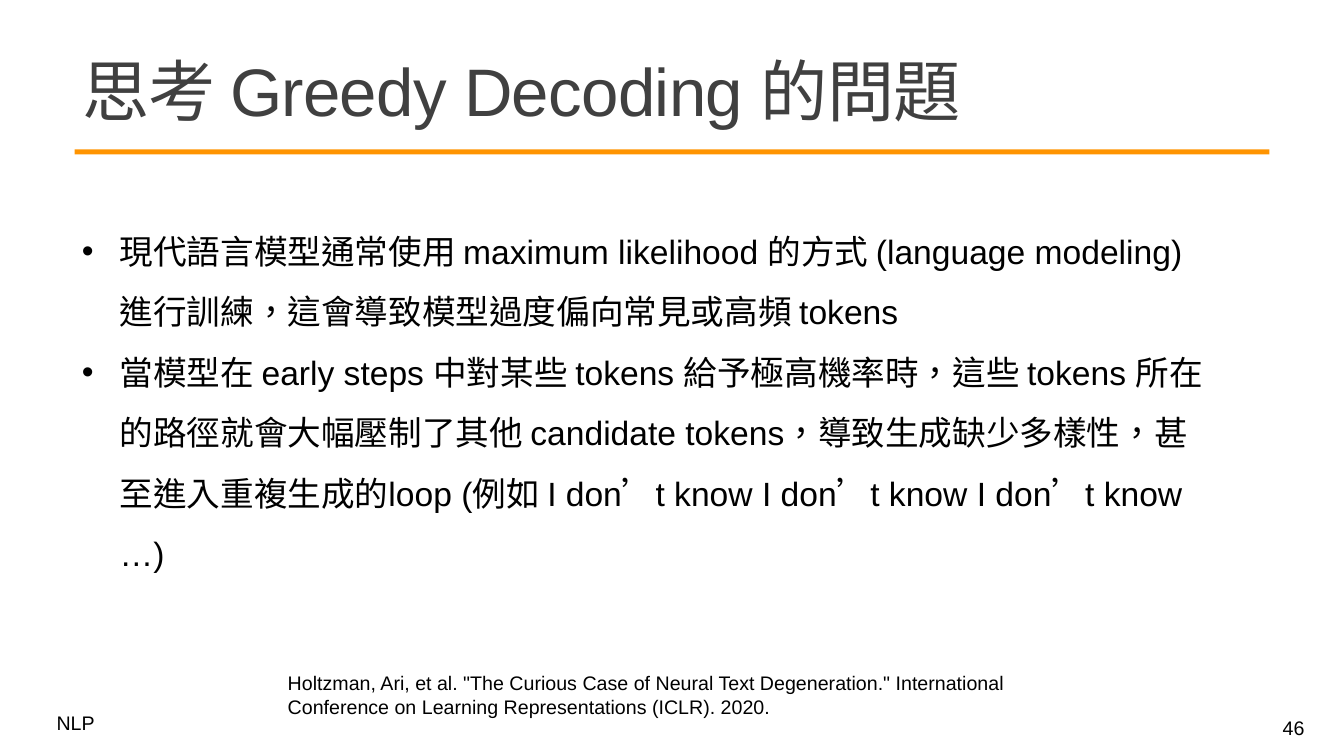
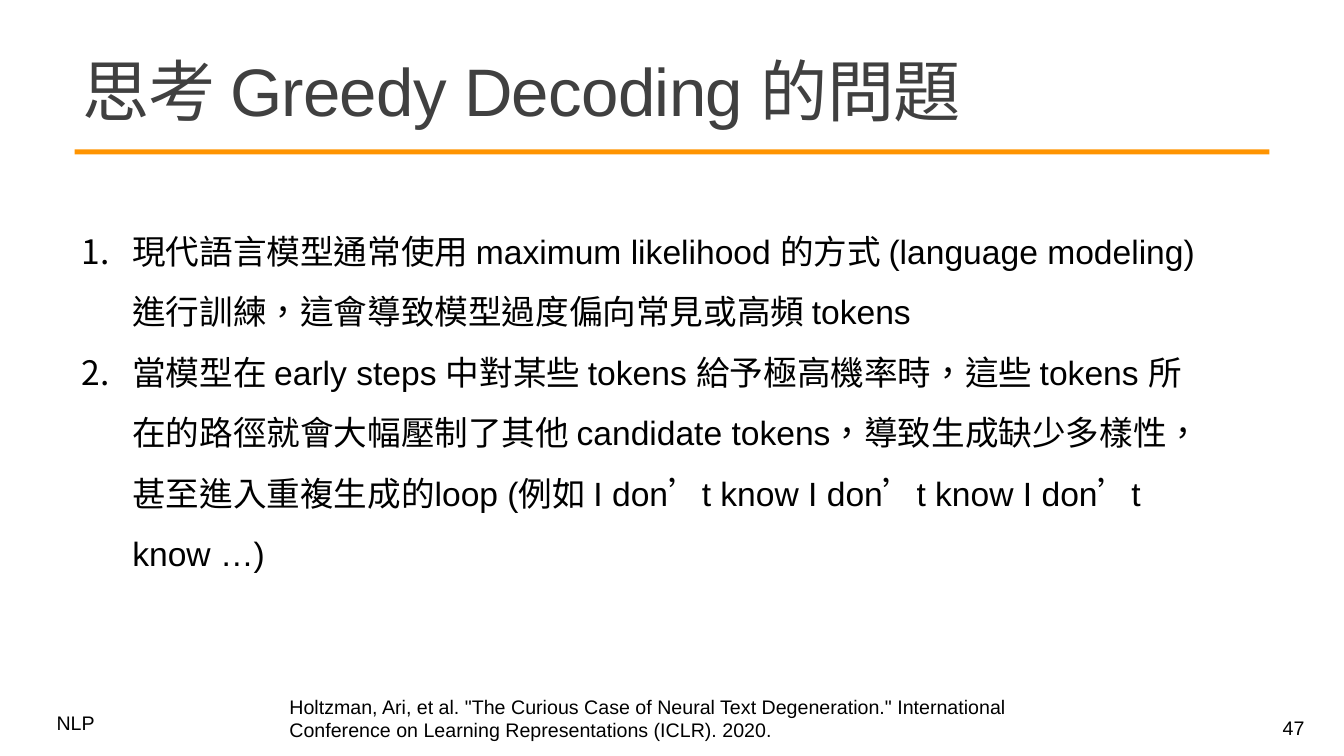
Before and after one commit to mcps5601/CGUNLP_2026_Spring, a slide deck: slide 47 of slides/w8_decoder_0413.pptx (slide 46 before the commit). Drawn at 1344x756 pixels with LibreOffice and Linux fonts; fonts in the diff are those of the drawing; background and template pictures are left out. Boxes give left, top, right and bottom in pixels: in the first picture for what was removed or moved away, otherwise in the second. Text is boxed around its words. In the diff, an @@ line names an element or a change of style, - is before the commit and + after.

Commit message:
feat: update slide for decoding

```diff
--- a/slides/w8_decoder_0413.pptx
+++ b/slides/w8_decoder_0413.pptx
@@ text "現代語言模型通常使用 maximum likelihood 的方式 (language ..." at <box>132,235,1201,513</box>: bullet • to 1. @@
@@ text "Holtzman, Ari, et al. "The ...": place and size @@
-text "Holtzman, Ari, et al. "The ..." at <box>288,675,1004,718</box>
+text "Holtzman, Ari, et al. "The ..." at <box>289,699,1005,741</box>
@@ page number at <box>1283,721,1305,735</box>: text changed @@
-46
+47
```
Also in this commit, not shown: 13 other slides changed, 1 slide added, 1 other file.
